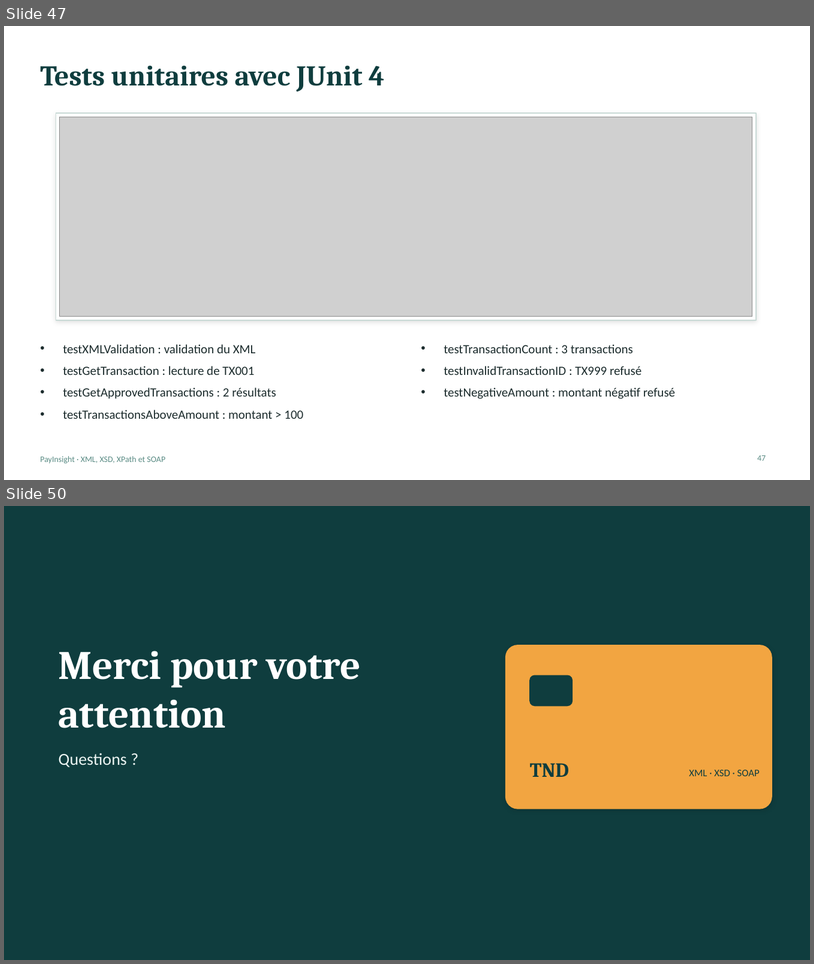
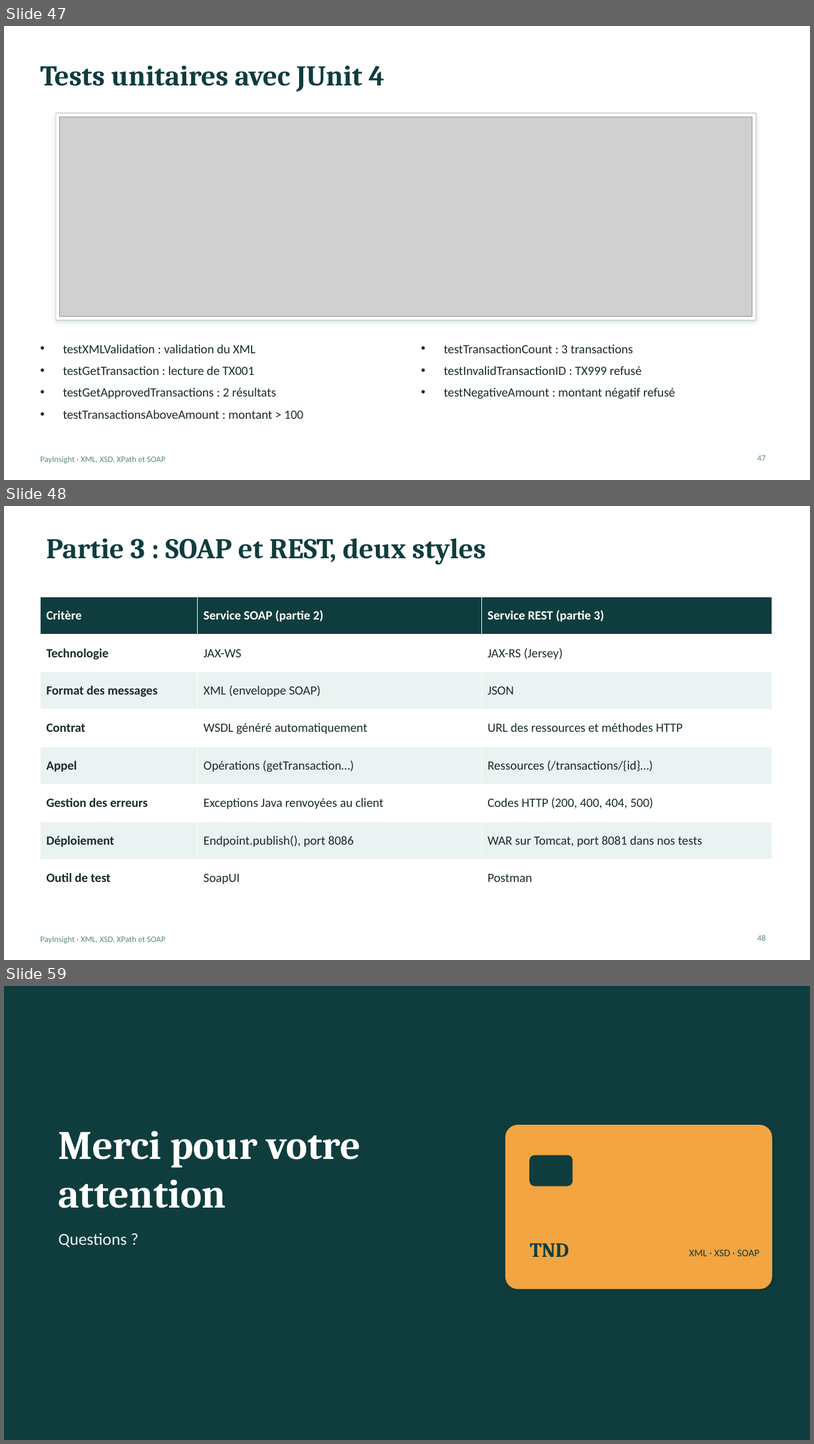
Before and after one commit to bouassidachayma/PayInsight, a slide deck: PayInsight_Presentation.pptx. Shown one above the other, each under a label of ours: slides 47 and 50 before the commit, slides 47, 48 and 59 after it; the slides between them are not shown. The pictures are 814x964 and 814x1444 pixels, drawn with LibreOffice and Linux fonts; fonts in the diff are those of the drawing; grey boxes stand for pictures. Boxes give left, top, right and bottom in pixels: in the first picture for what was removed or moved away, otherwise in the second. Text is boxed around its words. In the diff, an @@ line names an element or a change of style, - is before the commit and + after.

Commit message:
Integrate REST API with Jersey and add input validation

```diff
--- a/PayInsight_Presentation.pptx
+++ b/PayInsight_Presentation.pptx
@@ slide 48 added at (x1=4, y1=506, x2=810, y2=960), background #FFFFFF; not listed: 1 template element that a slide beside it also shows @@
@@ title added at (x1=46, y1=538, x2=486, y2=565), 34 pt, text #0F3D3E, bold @@
+Partie 3 : SOAP et REST, deux styles
@@ table added at (x1=40, y1=597, x2=772, y2=897), 8 rows, 3 columns @@
+Critère | Service SOAP (partie 2) | Service REST (partie 3)
+Technologie | JAX-WS | JAX-RS (Jersey)
+Format des messages | XML (enveloppe SOAP) | JSON
+Contrat | WSDL généré automatiquement | URL des ressources et méthodes HTTP
+Appel | Opérations (getTransaction…) | Ressources (/transactions/{id}…)
+Gestion des erreurs | Exceptions Java renvoyées au client | Codes HTTP (200, 400, 404, 500)
+Déploiement | Endpoint.publish(), port 8086 | WAR sur Tomcat, port 8081 dans nos tests
+Outil de test | SoapUI | Postman
@@ page number added at (x1=758, y1=934, x2=766, y2=940), 10 pt, text #5B8C85 @@
+48
@@ what was slide 50 is now slide 59 @@
```
Also in this commit, not shown: 11 slides changed, 8 other slides added.
